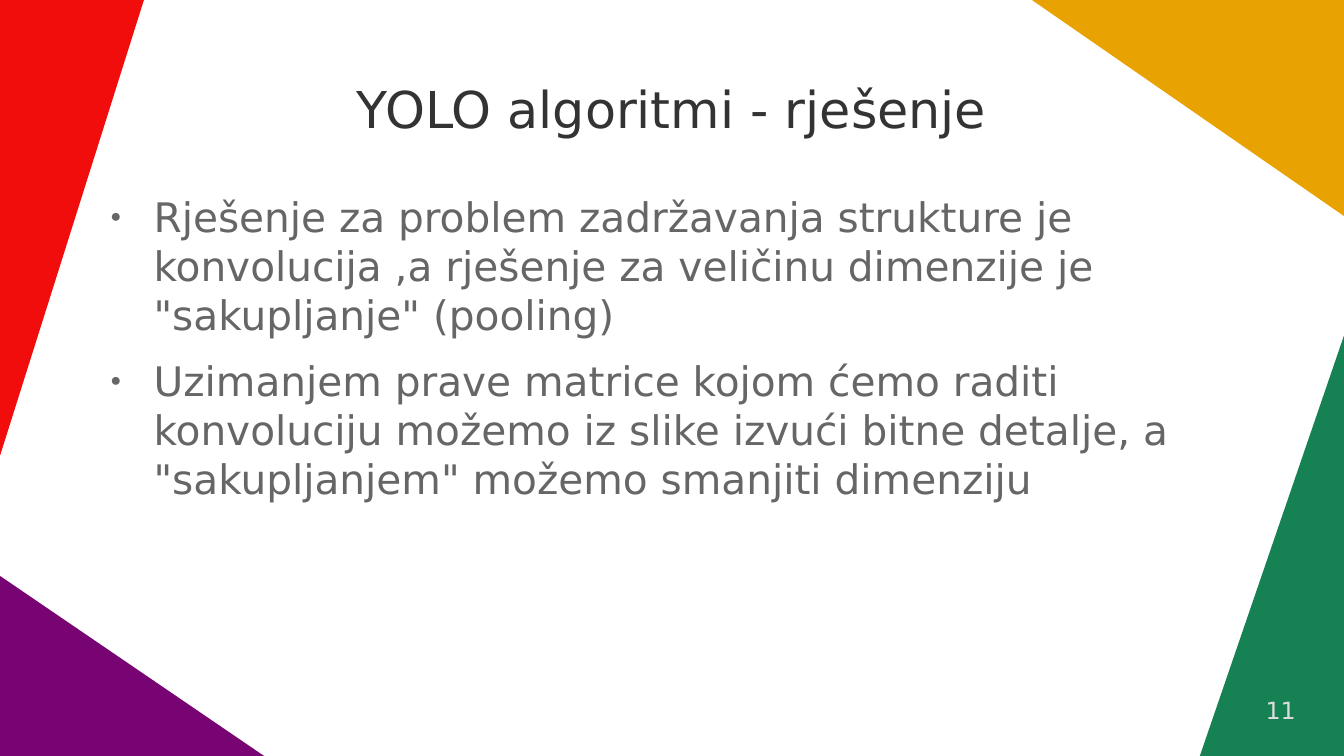
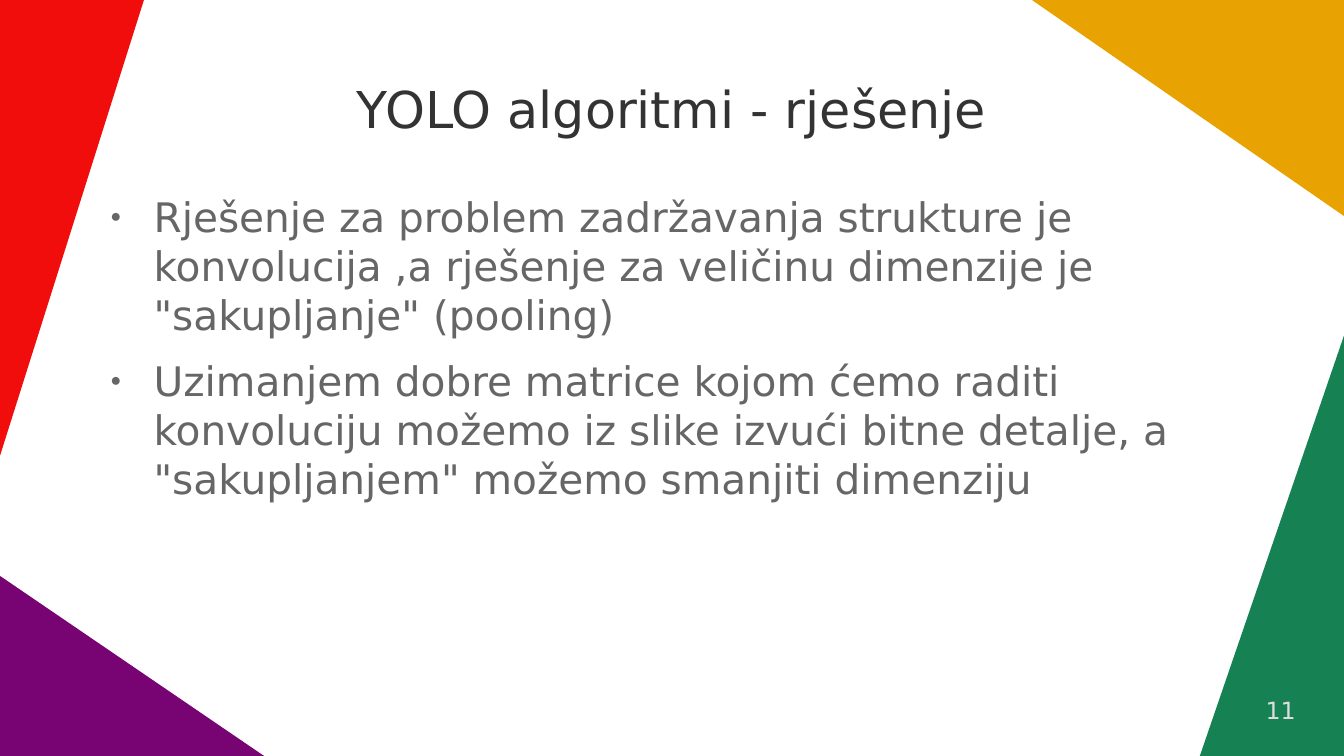
Before and after one commit to VidJoha/Seminar---CNN-i-YOLO-algoritmi, a slide deck: slide 11 of Konvolucijske neuralne mreže.odp. Drawn at 1344x756 pixels with LibreOffice and Linux fonts; fonts in the diff are those of the drawing. Boxes give left, top, right and bottom in pixels: in the first picture for what was removed or moved away, otherwise in the second. Text is boxed around its words. In the diff, an @@ line names an element or a change of style, - is before the commit and + after.

```diff
--- a/Konvolucijske neuralne mreže.odp
+++ b/Konvolucijske neuralne mreže.odp
@@ text at (154, 363, 1168, 503): text changed @@
-● Uzimanjem prave matrice kojom ćemo raditi konvoluciju možemo iz slike izvući bitne detalje, a "sakupljanjem" možemo smanjiti dimenziju
+● Uzimanjem dobre matrice kojom ćemo raditi konvoluciju možemo iz slike izvući bitne detalje, a "sakupljanjem" možemo smanjiti dimenziju
```
Also in this commit, not shown: 5 other slides changed, 1 slide removed, 1 other file.
